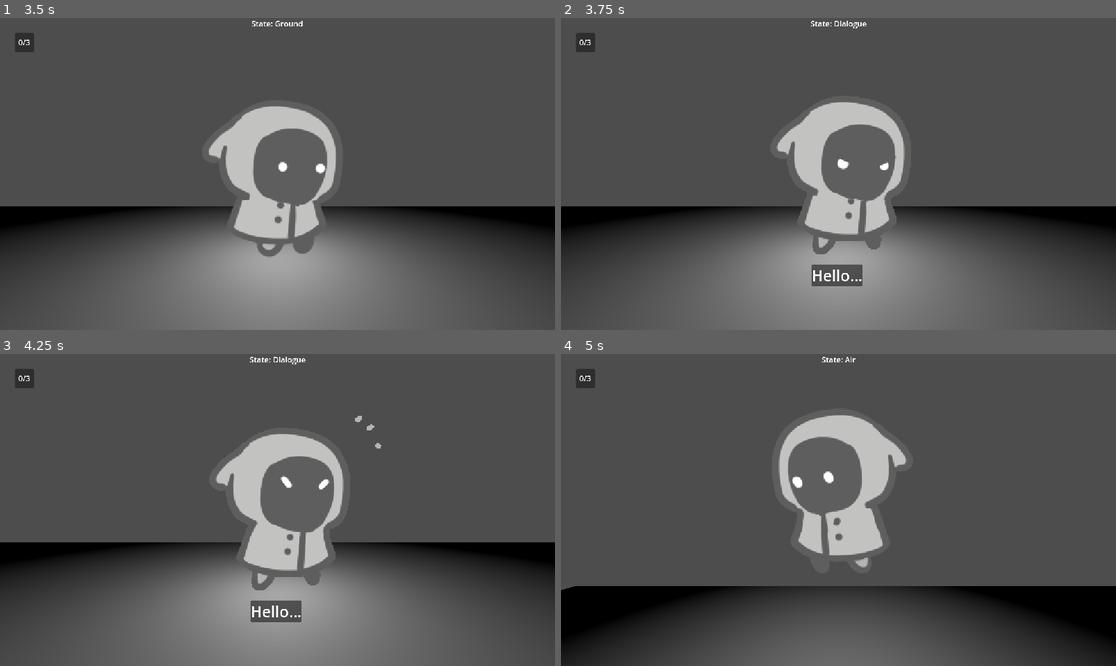
Above: before the commit, frames 1-4 (two rows, left to right).
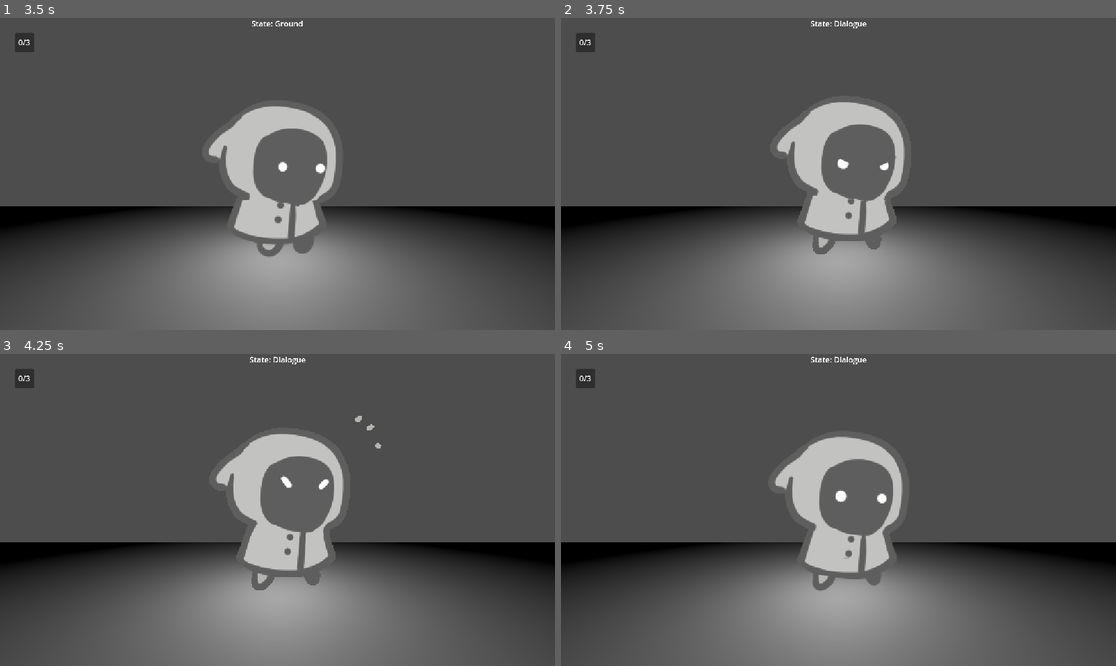
Above: after the commit, the same moments.

Repository: fina-rune/new-spawns-gwj82
Game: Godot game, scene res://scenes/UI/main_menu.tscn
Same seed, same stepped clock (60 frames per second), same inputs: the game is played once before the commit and once after it.
Inputs:
- Up to frame 1 (3.5 s): click "Play Game" at 0.5 s; tap Enter at 1.25 s; hold D (move_right) 1.28-2.03 s; hold E (callout) 1.28-2.03 s; tap Space (jump) at 1.52, 2.27 s; hold A (move_left) 2.03-2.78 s; tap E (callout) at 2.1 s; hold D (move_right) from 2.78 s (still down); hold E (callout) from 2.78 s (still down)
- Up to frame 2 (3.75 s): keep holding D (move_right); release E (callout) at 3.53 s; tap E (callout) at 3.6 s
- Up to frame 3 (4.25 s): keep holding D (move_right); tap Space (jump) at 3.77 s
- Up to frame 4 (5 s): release D (move_right) at 4.28 s; hold A (move_left) from 4.28 s (still down); hold E (callout) from 4.28 s (still down); tap Space (jump) at 4.52 s

Frame 1 is identical in both runs. In frame 2, 0.6% of the frame differs, in the area x 45-55%, y 79-86%; in frame 3, 0.6%; in frame 4, 39%, in the area x 0-100%, y 0-100%.

Commit message:
wip dialog scene

Diff:
--- /dev/null
+++ b/new-spawns-gwj82/data/conversations.json
@@ -0,0 +1,48 @@
+{
+  "level1": {
+    "npc": {
+      "sprite": "res://assets/Npc/NPC 1 Idle.png",
+      "dialogue_by_item_count": {
+        "0": [
+          "You: I know you are suffering... please let me help you!",
+          "Stranger: Go away... I don't want to disappoint anyone anymore."
+        ],
+        "1": [
+          "You: Please... I know it's difficult. I found something that could help!",
+          "Stranger: No, I only end up disappointing everyone. I will never matter to my family."
+        ],
+        "2": [
+          "You: Your work matters. Your effort matters. This should help guide you.",
+          "Stranger: I...I want to believe...it's just so hard."
+        ],
+        "3": [
+          "You: I found the missing pieces. Come with me now, I believe in you!",
+          "Friend: I'm sorry for making it so difficult, thank you for showing me that I matter."
+        ]
+      }
+    }
+  },
+  "level2": {
+    "npc": {
+      "sprite": "res://assets/Npc/NPC 2 Idle.png",
+      "dialogue_by_item_count": {
+        "0": [
+          "You: I know you are suffering... please let me help you!",
+          "Stranger: Go away... I don't want to disappoint anyone anymore."
+        ],
+        "1": [
+          "You: Please... I know it's difficult. I found something that could help!",
+          "Stranger: No, I only end up disappointing everyone. I will never matter to my family."
+        ],
+        "2": [
+          "You: Your work matters. Your effort matters. This should help guide you.",
+          "Stranger: I...I want to believe...it's just so hard."
+        ],
+        "3": [
+          "You: I found the missing pieces. Come with me now, I believe in you!",
+          "Friend: I'm sorry for making it so difficult, thank you for showing me that I matter."
+        ]
+      }
+    }
+  }
+}
--- a/new-spawns-gwj82/project.godot
+++ b/new-spawns-gwj82/project.godot
@@ -23,6 +23,7 @@
 
 SignalBus="*res://scripts/Signals/signal_bus.gd"
 MusicManager="*res://scripts/Music/music_manager.gd"
+LevelState="*res://scripts/Player/level_state.gd"
 
 [debug]
 
--- a/new-spawns-gwj82/scenes/Levels/level_1.tscn
+++ b/new-spawns-gwj82/scenes/Levels/level_1.tscn
@@ -1,8 +1,9 @@
-[gd_scene load_steps=8 format=3 uid="uid://bkhglh7rnk742"]
+[gd_scene load_steps=9 format=3 uid="uid://bkhglh7rnk742"]
 
 [ext_resource type="PackedScene" uid="uid://d2wsmsjskfp2c" path="res://scenes/Player/player.tscn" id="1_ac15f"]
 [ext_resource type="PackedScene" uid="uid://w2fdqspnu0o4" path="res://scenes/Items/item_base.tscn" id="2_3ydyl"]
 [ext_resource type="PackedScene" uid="uid://ceaquyq8syix2" path="res://scenes/Npc/npc.tscn" id="3_3ydyl"]
+[ext_resource type="PackedScene" uid="uid://kcx2acfw3lim" path="res://scenes/UI/dialog.tscn" id="4_vtxvj"]
 
 [sub_resource type="BoxMesh" id="BoxMesh_nnsk1"]
 
@@ -58,27 +59,6 @@
 [node name="MeshInstance3D" type="MeshInstance3D" parent="ItemBase3"]
 mesh = SubResource("BoxMesh_r76f3")
 
-[node name="DialogCanvas" type="CanvasLayer" parent="."]
-
-[node name="DialogPanel" type="PanelContainer" parent="DialogCanvas"]
-visible = false
-anchors_preset = 7
-anchor_left = 0.5
-anchor_top = 1.0
-anchor_right = 0.5
-anchor_bottom = 1.0
-offset_left = -56.0
-offset_top = -136.0
-offset_right = 50.0
-offset_bottom = -91.0
-grow_horizontal = 2
-grow_vertical = 0
-
-[node name="Label" type="Label" parent="DialogCanvas/DialogPanel"]
-layout_mode = 2
-theme_override_font_sizes/font_size = 32
-text = "Hello..."
-
 [node name="InventoryCanvas" type="CanvasLayer" parent="."]
 
 [node name="InventoryPanel" type="Panel" parent="InventoryCanvas"]
@@ -97,3 +77,5 @@
 
 [node name="Npc" parent="." instance=ExtResource("3_3ydyl")]
 transform = Transform3D(1, 0, 0, 0, 1, 0, 0, 0, 1, 57.9831, 1.36021, -4.134)
+
+[node name="Dialog" parent="." instance=ExtResource("4_vtxvj")]
--- a/new-spawns-gwj82/scenes/Player/player.tscn
+++ b/new-spawns-gwj82/scenes/Player/player.tscn
@@ -452,13 +452,14 @@
 
 [node name="Callout" type="Node" parent="StateMachine" node_paths=PackedStringArray("ground_state", "dialogue_state")]
 script = ExtResource("10_n7rn1")
-can_move = false
 ground_state = NodePath("../Ground")
 dialogue_state = NodePath("../Dialogue")
-
-[node name="Dialogue" type="Node" parent="StateMachine" node_paths=PackedStringArray("ground_state")]
+can_move = false
+
+[node name="Dialogue" type="Node" parent="StateMachine" node_paths=PackedStringArray("ground_state", "dialog_panel")]
 script = ExtResource("12_jxtnq")
 ground_state = NodePath("../Ground")
+dialog_panel = NodePath("")
 can_move = false
 
 [node name="StateDebugLabel" type="Label" parent="." node_paths=PackedStringArray("state_machine")]
--- /dev/null
+++ b/new-spawns-gwj82/scenes/UI/dialog.tscn
@@ -0,0 +1,28 @@
+[gd_scene format=3 uid="uid://kcx2acfw3lim"]
+
+[node name="Dialog" type="Control"]
+layout_mode = 3
+anchors_preset = 0
+
+[node name="DialogPanel" type="Panel" parent="."]
+visible = false
+layout_mode = 0
+offset_left = 203.0
+offset_top = 487.0
+offset_right = 1003.0
+offset_bottom = 607.0
+
+[node name="DialogLabel" type="Label" parent="DialogPanel"]
+layout_mode = 1
+anchors_preset = 8
+anchor_left = 0.5
+anchor_top = 0.5
+anchor_right = 0.5
+anchor_bottom = 0.5
+offset_left = -153.0
+offset_top = -9.0
+offset_right = -48.0
+offset_bottom = 40.0
+grow_horizontal = 2
+grow_vertical = 2
+text = "hello..............."
--- a/new-spawns-gwj82/scripts/Player/dialogue_state.gd
+++ b/new-spawns-gwj82/scripts/Player/dialogue_state.gd
@@ -4,11 +4,10 @@
 @export var ground_state: State
 @export var ground_animation_name: String = "Move"
 
-var dialog_panel: Control
+@export var dialog_panel: Control
 
 func on_enter() -> void:
 	print("Showing dialogue")
-	dialog_panel = get_node("/root/World/DialogCanvas/DialogPanel")
 	if dialog_panel:
 		dialog_panel.visible = true
 
--- /dev/null
+++ b/new-spawns-gwj82/scripts/Player/level_state.gd
@@ -0,0 +1,3 @@
+extends Node
+
+var current_level_id: String = "level0"
--- a/new-spawns-gwj82/scripts/UI/loading_screen.gd
+++ b/new-spawns-gwj82/scripts/UI/loading_screen.gd
@@ -7,6 +7,7 @@
 
 func _ready() -> void:
 	scene_name = "res://scenes/Levels/level_1.tscn"
+	LevelState.current_level_id = "level1"
 	ResourceLoader.load_threaded_request(scene_name)
 
 
Not shown: 1 places in new-spawns-gwj82/scenes/Player/player.tscn that only renumber resources
Not shown, added: new-spawns-gwj82/scripts/Player/level_state.gd.uid
